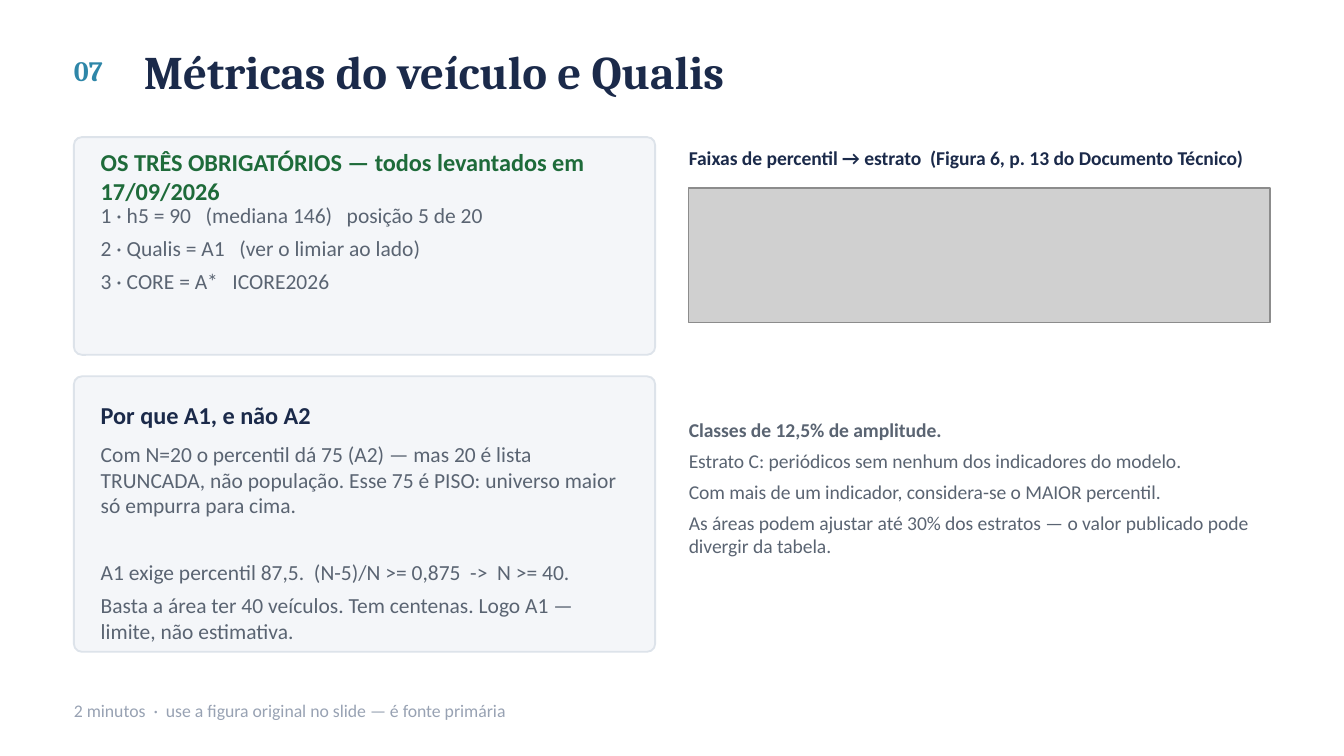
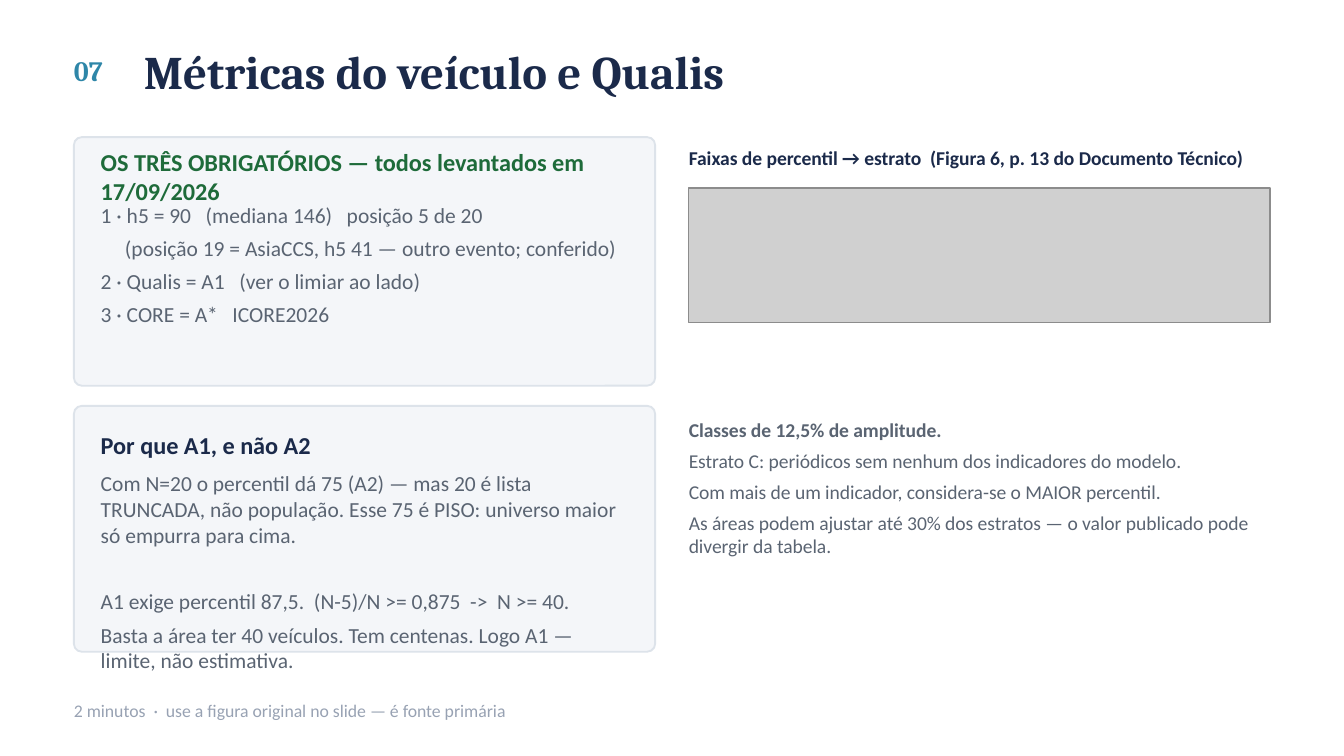
Before and after one commit to ClaudioAMF1/TCC, a slide deck: slide 8 of seminario/seminario-analise-de-artigo.pptx. Drawn at 1344x756 pixels with LibreOffice and Linux fonts; fonts in the diff are those of the drawing; grey boxes stand for pictures. Boxes give left, top, right and bottom in pixels: in the first picture for what was removed or moved away, otherwise in the second. Text is boxed around its words. In the diff, an @@ line names an element or a change of style, - is before the commit and + after.

```diff
--- a/seminario/seminario-analise-de-artigo.pptx
+++ b/seminario/seminario-analise-de-artigo.pptx
@@ rounded rectangle at (x1=74, y1=137, x2=656, y2=386): proportions changed @@
@@ rounded rectangle resized from (x1=74, y1=137, x2=656, y2=355) to (x1=74, y1=137, x2=656, y2=386) @@
@@ text at (x1=125, y1=240, x2=616, y2=260): paragraph added @@
+(posição 19 = AsiaCCS, h5 41 — outro evento; conferido)
@@ rounded rectangle resized from (x1=74, y1=376, x2=656, y2=652) to (x1=74, y1=406, x2=656, y2=652) @@
@@ rounded rectangle at (x1=74, y1=406, x2=656, y2=652): proportions changed @@
@@ text "Por que A1, e não ..." moved from (x1=101, y1=407, x2=311, y2=428) to (x1=101, y1=437, x2=311, y2=458) @@
@@ text "Com N=20 o percentil dá ..." rewrapped from (x1=101, y1=446, x2=616, y2=642) to (x1=101, y1=475, x2=616, y2=643) @@
```
Also in this commit, not shown: 2 other files.
